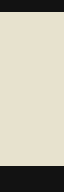
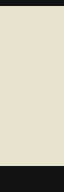
The second (64, 192) image is a revision of the first. Changes to its layers:
painted on "window" over [0, 6, 64, 12]
